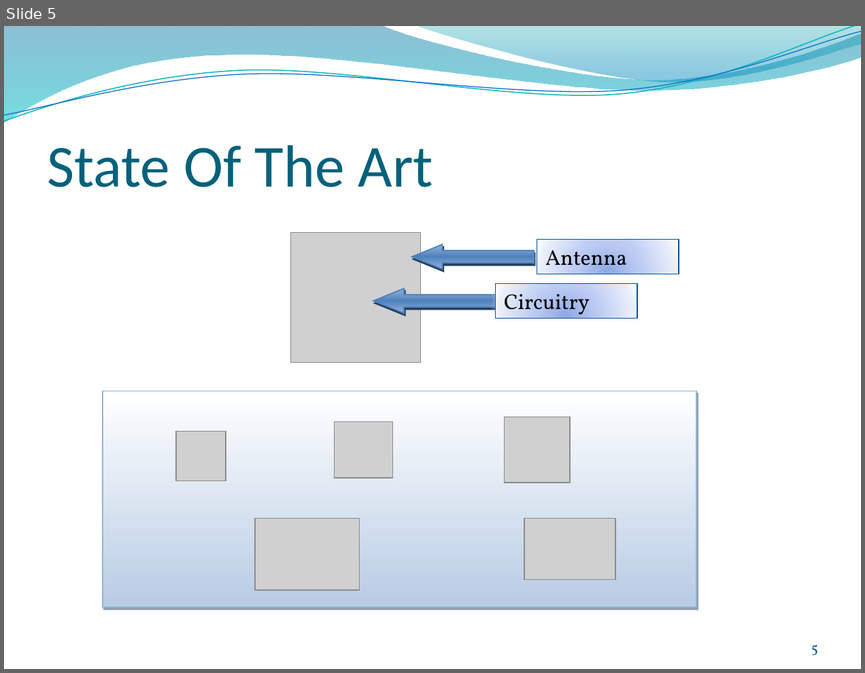
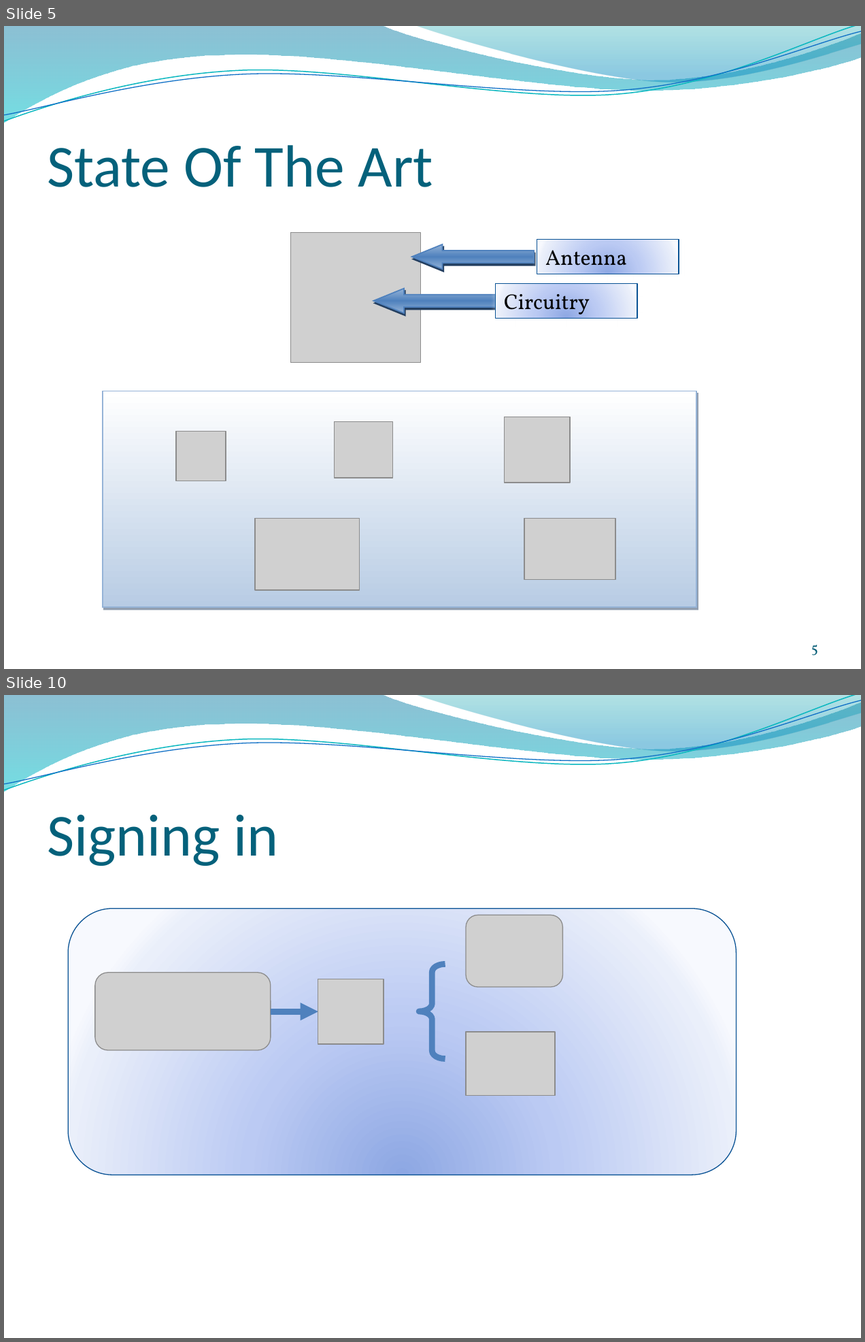
Before and after one commit to anbrous/project, a slide deck: Blue_weasel/blueweasel_docs/presentation/Pre-soutenance Projet Blue Weasel.pptx. Shown one above the other, each under a label of ours: slide 5 before the commit, slides 5 and 10 after it; the slides between them are not shown. The pictures are 865x673 and 865x1342 pixels, drawn with LibreOffice and Linux fonts; fonts in the diff are those of the drawing; grey boxes stand for pictures; background and template pictures are left out. Boxes give left, top, right and bottom in pixels: in the first picture for what was removed or moved away, otherwise in the second. Text is boxed around its words. In the diff, an @@ line names an element or a change of style, - is before the commit and + after.

```diff
--- a/Blue_weasel/blueweasel_docs/presentation/Pre-soutenance Projet Blue Weasel.pptx
+++ b/Blue_weasel/blueweasel_docs/presentation/Pre-soutenance Projet Blue Weasel.pptx
@@ slide 10 added at [4,695,861,1338], background picture (left out); not listed: 4 template elements that a slide beside it also shows @@
@@ title added at [47,815,278,866], 50 pt, text #04617B @@
+Signing in
@@ rounded rectangle added at [68,909,736,1175], fill gradient #8DA8E3 to #BBCBF3 to #EAEFFB to #F7F9FF, outline #095295 0.75 pt @@
@@ picture added at [466,915,563,987] @@
@@ picture added at [95,972,271,1051] @@
@@ picture added at [318,979,383,1044] @@
@@ left brace added at [419,964,445,1058], outline #4F81BD 5 pt @@
@@ arrow added from (271, 1011) to (318, 1011), #4F81BD 5 pt @@
@@ picture added at [466,1032,555,1095] @@
```
Also in this commit, not shown: 6 slides changed, 10 other slides added, 5 slides removed, 19 other files.
